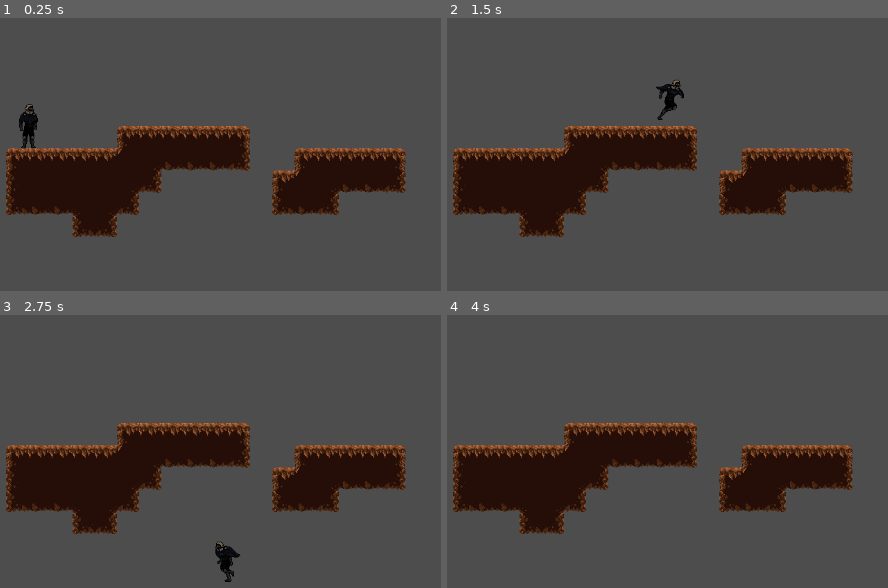
Above: before the commit, frames 1-4 (two rows, left to right).
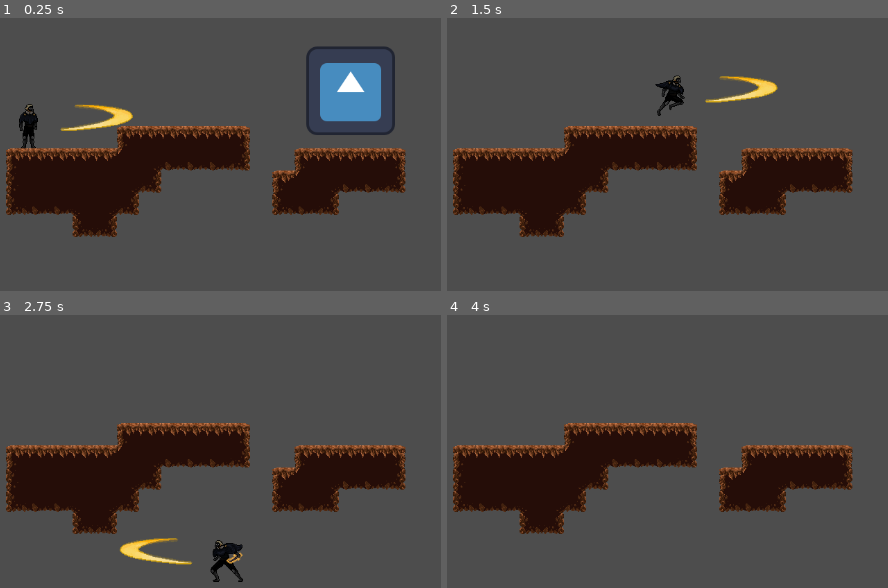
Above: after the commit, the same moments.

Repository: mlaikhram/metroidvania-month-24
Game: Godot game, scene res://scenes/level.tscn
Two runs of this game, one before a commit and one after it. Both use one fixed random seed, a clock stepped at 60 frames per second and the inputs below. The engine's default icon, where the game draws it, is replaced by a stand-in: a white triangle on a blue panel in a dark square.
Inputs (mouse positions are in pixels of both pictures, inside the frame that each line leads up to):
- Up to frame 1 (0.25 s): no input
- Up to frame 2 (1.5 s): tap Enter at 0.5 s; move the mouse to (795, 149) at 0.52 s; hold Right (player_right) from 0.53 s (still down); click (795, 149) at 0.6 s; tap Space (player_jump) at 0.77, 0.8, 1.07, 1.35 s; move the mouse to (460, 192) at 1.27 s
- Up to frame 3 (2.75 s): tap Space (player_jump) at 1.52, 1.82, 2.3 s; click (13, 489) at 1.55 s; move the mouse to (255, 369) at 2.02 s; release Right (player_right) at 2.03 s; hold Left (player_left) from 2.03 s (still down); click (255, 369) at 2.1 s
- Up to frame 4 (4 s): move the mouse to (583, 557) at 2.77 s; release Left (player_left) at 2.78 s; hold Right (player_right) from 2.78 s (still down); click (583, 557) at 2.85 s; tap Space (player_jump) at 3.02, 3.32, 3.5, 3.6, 3.77 s; move the mouse to (861, 536) at 3.52 s

The runs differ from the first frame. In frame 1, 4.4% of the frame differs, in the area x 13-90%, y 10-43%; in frame 2, 1.0%; in frame 3, 1.1%; in frame 4, nothing differs.

Commit message:
wip attack animation

Diff:
--- a/project.godot
+++ b/project.godot
@@ -76,6 +76,7 @@
 
 2d_physics/layer_1="GROUND"
 2d_physics/layer_2="PLAYER"
+2d_physics/layer_3="ENEMY"
 
 [rendering]
 
--- a/scenes/level.tscn
+++ b/scenes/level.tscn
@@ -1,7 +1,8 @@
-[gd_scene load_steps=3 format=3 uid="uid://btqd3v64qlry0"]
+[gd_scene load_steps=4 format=3 uid="uid://btqd3v64qlry0"]
 
 [ext_resource type="TileSet" uid="uid://v2h7m8kkt1rr" path="res://tilesets/level.tres" id="1_xp6sc"]
 [ext_resource type="PackedScene" uid="uid://d2wmbd6sfp0ty" path="res://scenes/player.tscn" id="2_8tfjk"]
+[ext_resource type="PackedScene" uid="uid://2ovn5am2t187" path="res://scenes/test_enemy.tscn" id="3_3i1jy"]
 
 [node name="Level" type="Node2D"]
 
@@ -13,5 +14,8 @@
 [node name="Player" parent="." instance=ExtResource("2_8tfjk")]
 position = Vector2(64, -32)
 
+[node name="TestEnemy" parent="." instance=ExtResource("3_3i1jy")]
+position = Vector2(529, -115)
+
 [node name="Camera2D" type="Camera2D" parent="."]
 offset = Vector2(275, 0)
--- a/scenes/player.tscn
+++ b/scenes/player.tscn
@@ -1,8 +1,20 @@
-[gd_scene load_steps=23 format=3 uid="uid://d2wmbd6sfp0ty"]
-
-[ext_resource type="Script" path="res://scripts/player.gd" id="1_hppib"]
+[gd_scene load_steps=31 format=3 uid="uid://d2wmbd6sfp0ty"]
+
+[ext_resource type="Script" path="res://scripts/Player.gd" id="1_lwr3b"]
 [ext_resource type="Texture2D" uid="uid://mjpi36frku0o" path="res://art/player/A_Player_Idle.png" id="2_bdhqm"]
+[ext_resource type="Texture2D" uid="uid://bll60o5m1ckvd" path="res://art/player/A_Player_Attack.png" id="2_viish"]
 [ext_resource type="Texture2D" uid="uid://ybffva5vqkkc" path="res://art/player/A_Player_Run.png" id="3_3203m"]
+[ext_resource type="Texture2D" uid="uid://dam64hf6pmk45" path="res://art/player/A_Player_Jump.png" id="4_0dgqn"]
+[ext_resource type="Texture2D" uid="uid://bnw408qi6u3x7" path="res://art/player/PE_DaggerAttack.png" id="6_84m20"]
+[ext_resource type="Script" path="res://scripts/Hitbox2D.gd" id="7_nibgo"]
+
+[sub_resource type="AtlasTexture" id="AtlasTexture_wbrxl"]
+atlas = ExtResource("2_viish")
+region = Rect2(0, 0, 96, 96)
+
+[sub_resource type="AtlasTexture" id="AtlasTexture_staya"]
+atlas = ExtResource("2_viish")
+region = Rect2(96, 0, 96, 96)
 
 [sub_resource type="AtlasTexture" id="AtlasTexture_eim7j"]
 atlas = ExtResource("2_bdhqm")
@@ -43,6 +55,10 @@
 [sub_resource type="AtlasTexture" id="AtlasTexture_vm4oi"]
 atlas = ExtResource("2_bdhqm")
 region = Rect2(384, 96, 96, 96)
+
+[sub_resource type="AtlasTexture" id="AtlasTexture_ia1eo"]
+atlas = ExtResource("4_0dgqn")
+region = Rect2(0, 0, 96, 96)
 
 [sub_resource type="AtlasTexture" id="AtlasTexture_rmttt"]
 atlas = ExtResource("3_3203m")
@@ -74,9 +90,15 @@
 
 [sub_resource type="SpriteFrames" id="SpriteFrames_xv226"]
 animations = [{
-"frames": [],
-"loop": true,
-"name": &"default",
+"frames": [{
+"duration": 1.0,
+"texture": SubResource("AtlasTexture_wbrxl")
+}, {
+"duration": 1.0,
+"texture": SubResource("AtlasTexture_staya")
+}],
+"loop": false,
+"name": &"dagger",
 "speed": 5.0
 }, {
 "frames": [{
@@ -113,6 +135,14 @@
 "loop": true,
 "name": &"idle",
 "speed": 8.0
+}, {
+"frames": [{
+"duration": 1.0,
+"texture": SubResource("AtlasTexture_ia1eo")
+}],
+"loop": true,
+"name": &"jump",
+"speed": 5.0
 }, {
 "frames": [{
 "duration": 1.0,
@@ -145,16 +175,36 @@
 radius = 8.0
 height = 64.0
 
+[sub_resource type="CapsuleShape2D" id="CapsuleShape2D_yuh08"]
+radius = 38.0
+height = 165.0
+
 [node name="Player" type="CharacterBody2D"]
 collision_layer = 2
-script = ExtResource("1_hppib")
+script = ExtResource("1_lwr3b")
 
 [node name="AnimatedSprite2D" type="AnimatedSprite2D" parent="."]
 position = Vector2(0, -48)
 sprite_frames = SubResource("SpriteFrames_xv226")
-animation = &"idle"
+animation = &"dagger"
 autoplay = "idle"
+frame = 1
+frame_progress = 1.0
 
 [node name="CollisionShape2D" type="CollisionShape2D" parent="."]
 position = Vector2(0, -32)
 shape = SubResource("CapsuleShape2D_fhcec")
+
+[node name="DaggerHit" type="Sprite2D" parent="."]
+position = Vector2(0, -48)
+texture = ExtResource("6_84m20")
+
+[node name="Hitbox2D" type="Area2D" parent="DaggerHit"]
+collision_layer = 4
+collision_mask = 0
+script = ExtResource("7_nibgo")
+
+[node name="CollisionShape2D" type="CollisionShape2D" parent="DaggerHit/Hitbox2D"]
+position = Vector2(75, 10)
+rotation = 1.5708
+shape = SubResource("CapsuleShape2D_yuh08")
--- /dev/null
+++ b/scenes/test_enemy.tscn
@@ -0,0 +1,22 @@
+[gd_scene load_steps=5 format=3 uid="uid://2ovn5am2t187"]
+
+[ext_resource type="Texture2D" uid="uid://c18hc6t0e1846" path="res://icon.svg" id="1_2b18g"]
+[ext_resource type="Script" path="res://scripts/ImmovableEnemy.gd" id="2_gum71"]
+[ext_resource type="Script" path="res://scripts/Hurtbox2D.gd" id="3_y57jq"]
+
+[sub_resource type="RectangleShape2D" id="RectangleShape2D_qld7u"]
+size = Vector2(140, 140)
+
+[node name="TestEnemy" type="Node2D"]
+script = ExtResource("2_gum71")
+
+[node name="Sprite2D" type="Sprite2D" parent="."]
+texture = ExtResource("1_2b18g")
+
+[node name="Hurtbox2D" type="Area2D" parent="."]
+collision_layer = 0
+collision_mask = 4
+script = ExtResource("3_y57jq")
+
+[node name="CollisionShape2D" type="CollisionShape2D" parent="Hurtbox2D"]
+shape = SubResource("RectangleShape2D_qld7u")
--- /dev/null
+++ b/scripts/Hitbox2D.gd
@@ -0,0 +1,16 @@
+class_name Hitbox2D
+extends Area2D
+
+@export var damage = 10
+
+func _init():
+	pass
+
+# Called when the node enters the scene tree for the first time.
+func _ready():
+	pass # Replace with function body.
+
+
+# Called every frame. 'delta' is the elapsed time since the previous frame.
+func _process(delta):
+	pass
--- /dev/null
+++ b/scripts/Hurtbox2D.gd
@@ -0,0 +1,24 @@
+class_name Hurtbox2D
+extends Area2D
+
+
+# Called when the node enters the scene tree for the first time.
+func _ready():
+	connect("area_entered", self._on_area_entered)
+
+
+# Called every frame. 'delta' is the elapsed time since the previous frame.
+func _process(delta):
+	pass
+
+
+func _on_area_entered(hitbox: Hitbox2D):
+	print("area entered")
+	if hitbox == null:
+		print("not a hitbox")
+		return
+
+	if owner.has_method("take_damage"):
+		owner.take_damage(hitbox.damage)
+	else:
+		print("owner does not have take_damage")
--- /dev/null
+++ b/scripts/ImmovableEnemy.gd
@@ -0,0 +1,15 @@
+extends Node
+
+
+# Called when the node enters the scene tree for the first time.
+func _ready():
+	pass # Replace with function body.
+
+
+# Called every frame. 'delta' is the elapsed time since the previous frame.
+func _process(delta):
+	pass
+
+func take_damage(damage):
+	print("killed me")
+	queue_free()
--- a/scripts/player.gd
+++ b/scripts/player.gd
@@ -8,24 +8,39 @@
 # Get the gravity from the project settings to be synced with RigidBody nodes.
 var gravity = ProjectSettings.get_setting("physics/2d/default_gravity")
 
+var is_facing_right = true
+
 func _physics_process(delta):
 	# Add the gravity.
 	if not is_on_floor():
 		velocity.y += gravity * delta
-
-	# Handle jump.
-	if Input.is_action_just_pressed("player_jump") and is_on_floor():
-		velocity.y = JUMP_VELOCITY
 
 	# Get the input direction and handle the movement/deceleration.
 	# As good practice, you should replace UI actions with custom gameplay actions.
 	var direction = Input.get_axis("player_left", "player_right")
 	if direction:
 		velocity.x = direction * SPEED
-		_animated_sprite.play("run")
-		_animated_sprite.flip_h = direction < 0
+		if is_on_floor():
+			_animated_sprite.play("run")
+
+		if (is_facing_right && direction < 0) || (!is_facing_right && direction > 0):
+			scale.x = -1
+			is_facing_right = !is_facing_right
+		# _animated_sprite.flip_h = direction < 0
+		# if abs(direction) >= 0.001:
+			# scale.x *= sign(direction)
 	else:
 		velocity.x = move_toward(velocity.x, 0, SPEED)
-		_animated_sprite.play("idle")
+		if is_on_floor():
+			_animated_sprite.play("idle")
+
+	# Handle jump.
+	if Input.is_action_just_pressed("player_jump") and is_on_floor():
+		velocity.y = JUMP_VELOCITY
+		_animated_sprite.play("jump")
+
+	# Handle dagger.
+	elif Input.is_action_just_pressed("player_attack"):
+		_animated_sprite.play("dagger")
 
 	move_and_slide()
Not shown, added: art/player/A_Player_Grapple.png.import
Not shown, added: art/player/A_Player_Jump.png.import
Not shown, added: art/player/PE_DaggerAttack.png.import
